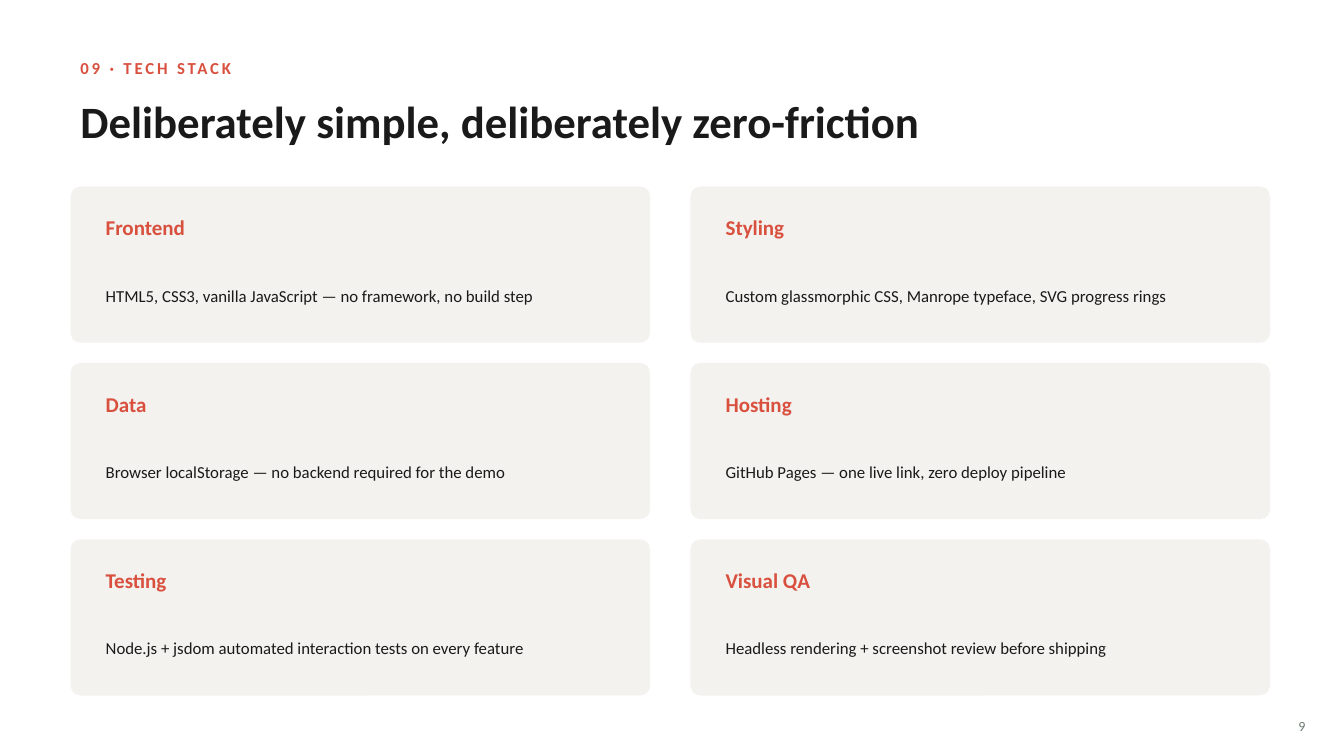
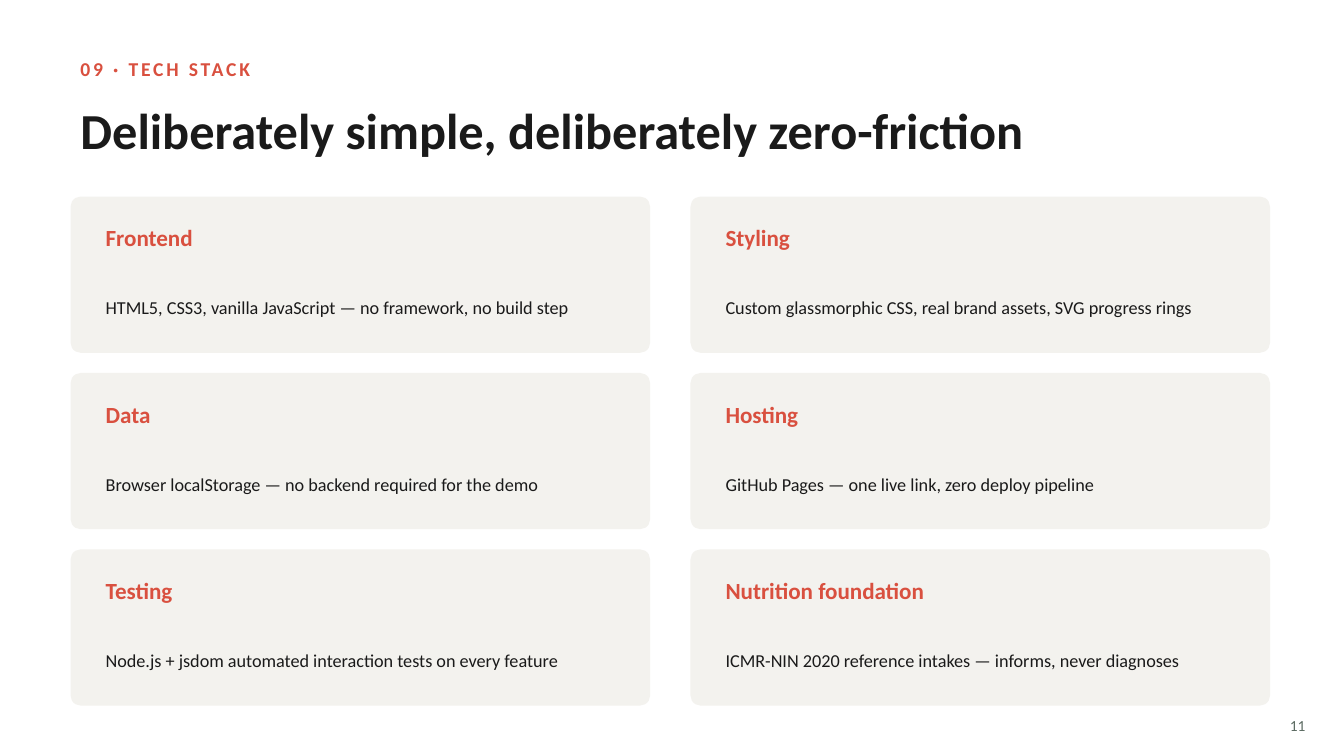
Before and after one commit to Coder1234a/ThaliMetrics, a slide deck: slide 11 of docs/ThaliMetrics_Pitch.pptx (slide 9 before the commit). Drawn at 1344x756 pixels with LibreOffice and Linux fonts; fonts in the diff are those of the drawing. Boxes give left, top, right and bottom in pixels: in the first picture for what was removed or moved away, otherwise in the second. Text is boxed around its words. In the diff, an @@ line names an element or a change of style, - is before the commit and + after.

```diff
--- a/docs/ThaliMetrics_Pitch.pptx
+++ b/docs/ThaliMetrics_Pitch.pptx
@@ text "09 · TECH STACK" at bbox=[71, 48, 978, 89]: size 12 to 14 pt @@
@@ text "Deliberately simple, deliberately zero-friction" at bbox=[80, 113, 1023, 157]: size 32 to 36 pt @@
@@ text at bbox=[726, 301, 1192, 317]: text changed; size 12 to 13 pt @@
-Custom glassmorphic CSS, Manrope typeface, SVG progress rings
+Custom glassmorphic CSS, real brand assets, SVG progress rings
@@ size 15 to 16.5 pt in 5 elements at bbox=[106, 583, 173, 603], bbox=[106, 230, 193, 246], bbox=[726, 230, 790, 250], bbox=[106, 408, 151, 423], bbox=[726, 407, 799, 427] @@
@@ 9 texts, 6 rounded rectangles: place and size @@
-9 texts, 6 rounded rectangles at bbox=[71, 187, 1270, 696]
+9 texts, 6 rounded rectangles at bbox=[71, 197, 1270, 706]
@@ text removed at bbox=[726, 573, 810, 591] @@
-Visual QA
@@ text added at bbox=[726, 583, 924, 599], 16.5 pt, text #D9503F, bold @@
+Nutrition foundation
@@ size 12 to 13 pt in 4 elements at bbox=[106, 301, 568, 317], bbox=[106, 478, 538, 494], bbox=[726, 478, 1094, 494], bbox=[106, 654, 557, 670] @@
@@ text removed at bbox=[726, 642, 1106, 657] @@
-Headless rendering + screenshot review before shipping
@@ text added at bbox=[726, 654, 1179, 670], 13 pt, text #1A1A1A @@
+ICMR-NIN 2020 reference intakes — informs, never diagnoses
@@ text at bbox=[1290, 721, 1306, 731]: text changed; size 10 to 11 pt; text colour #6B7A70 to #5C6B62 @@
-9
+11
```
Also in this commit, not shown: 6 other slides changed, 6 slides added, 4 slides removed, 4 other files.
